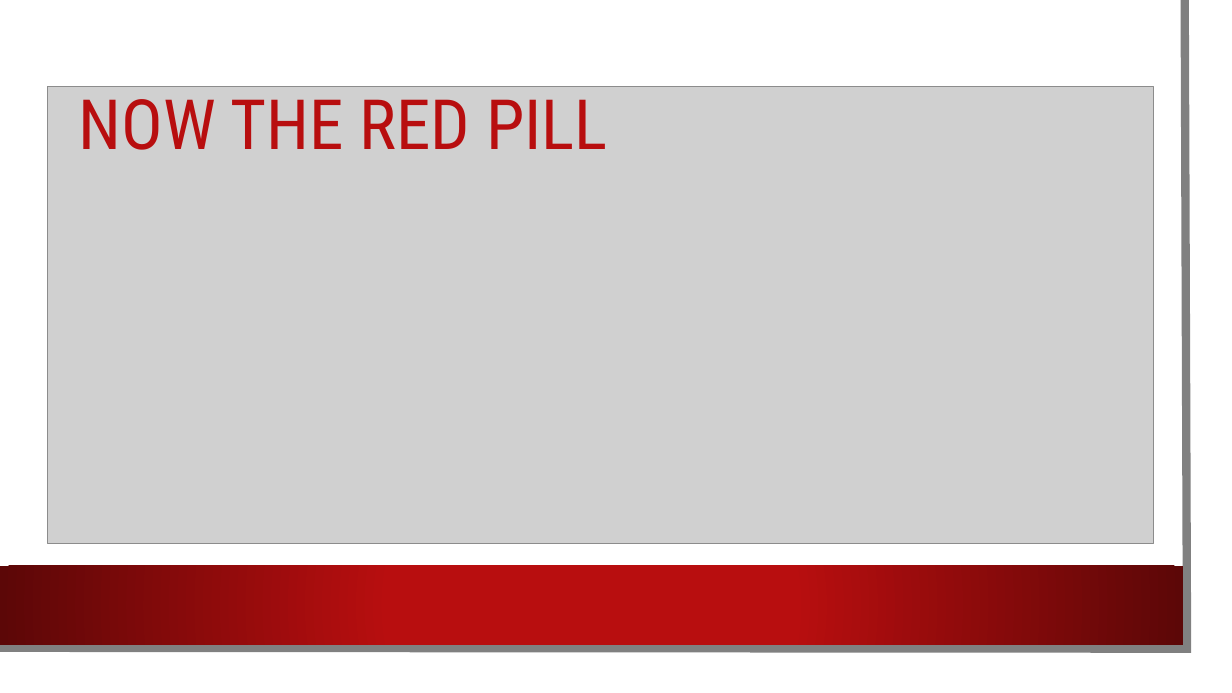
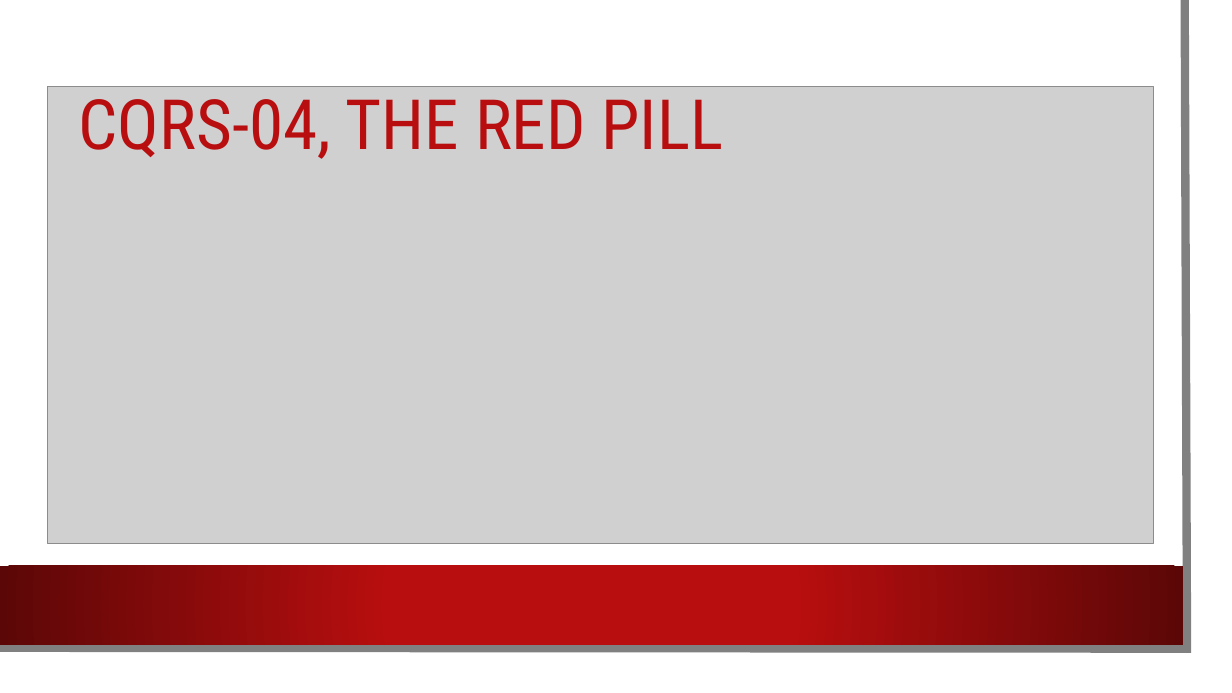
Before and after one commit to kendarorg/CQRS101, a slide deck: slide 19 of CQRS 1O1.pptx. Drawn at 1232x693 pixels with LibreOffice and Linux fonts; fonts in the diff are those of the drawing; grey boxes stand for pictures; background and template pictures are left out. Boxes give left, top, right and bottom in pixels: in the first picture for what was removed or moved away, otherwise in the second. Text is boxed around its words. In the diff, an @@ line names an element or a change of style, - is before the commit and + after.

```diff
--- a/CQRS 1O1.pptx
+++ b/CQRS 1O1.pptx
@@ title at bbox=[79, 86, 724, 159]: text changed @@
-NOW THE RED PILL
+CQRS-04, THE RED PILL
```
Also in this commit, not shown: 2 other slides changed, 1 slide added, 20 other files.
